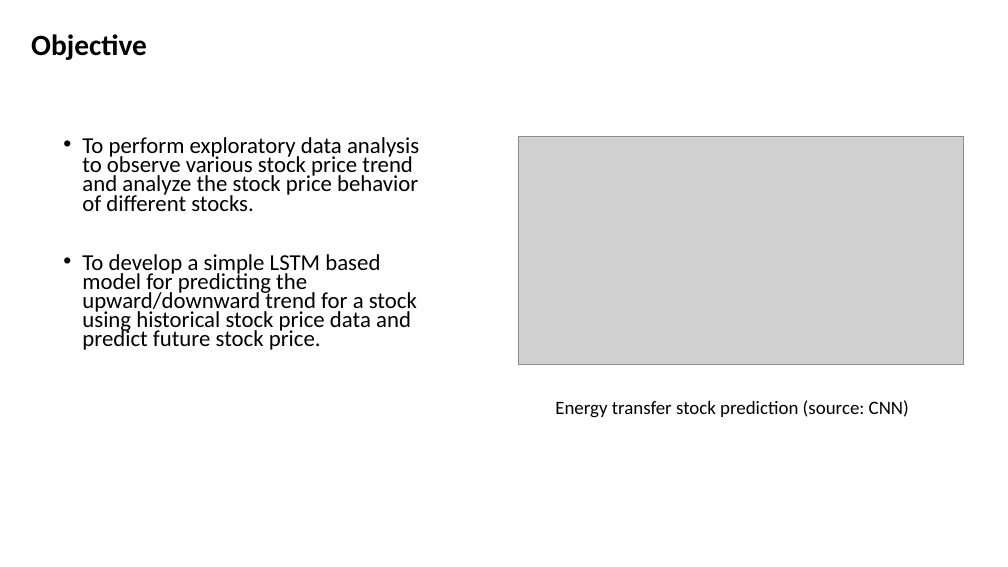
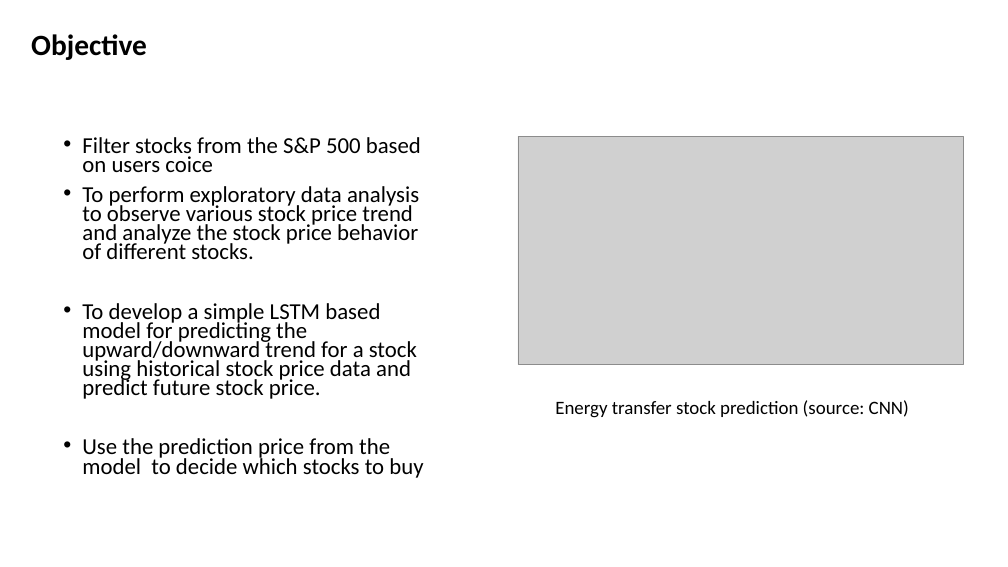
Before and after one commit to rashuvro/Data_science_journey, a slide deck: slide 2 of springboard/capstone 2/capstone 2 slides.pptx. Drawn at 1008x567 pixels with LibreOffice and Linux fonts; fonts in the diff are those of the drawing; grey boxes stand for pictures. Boxes give left, top, right and bottom in pixels: in the first picture for what was removed or moved away, otherwise in the second. Text is boxed around its words. In the diff, an @@ line names an element or a change of style, - is before the commit and + after.

```diff
--- a/springboard/capstone 2/capstone 2 slides.pptx
+++ b/springboard/capstone 2/capstone 2 slides.pptx
@@ text at (x1=82, y1=137, x2=421, y2=172): paragraph added @@
+• Filter stocks from the S&P 500 based on users coice
@@ text at (x1=82, y1=438, x2=423, y2=478): paragraph added @@
+• Use the prediction price from the model to decide which stocks to buy
```
Also in this commit, not shown: 13 slides added, 3 other files.
